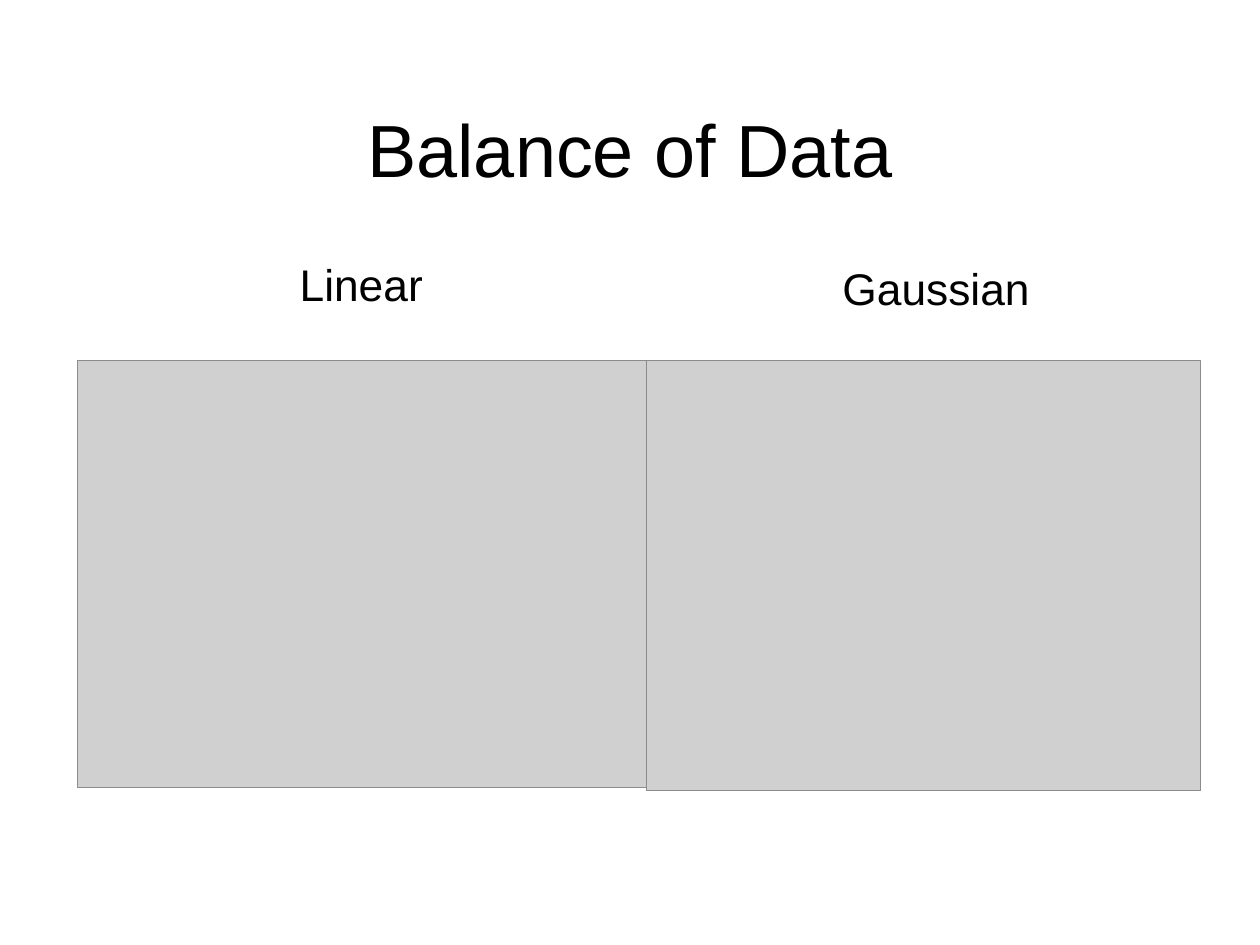
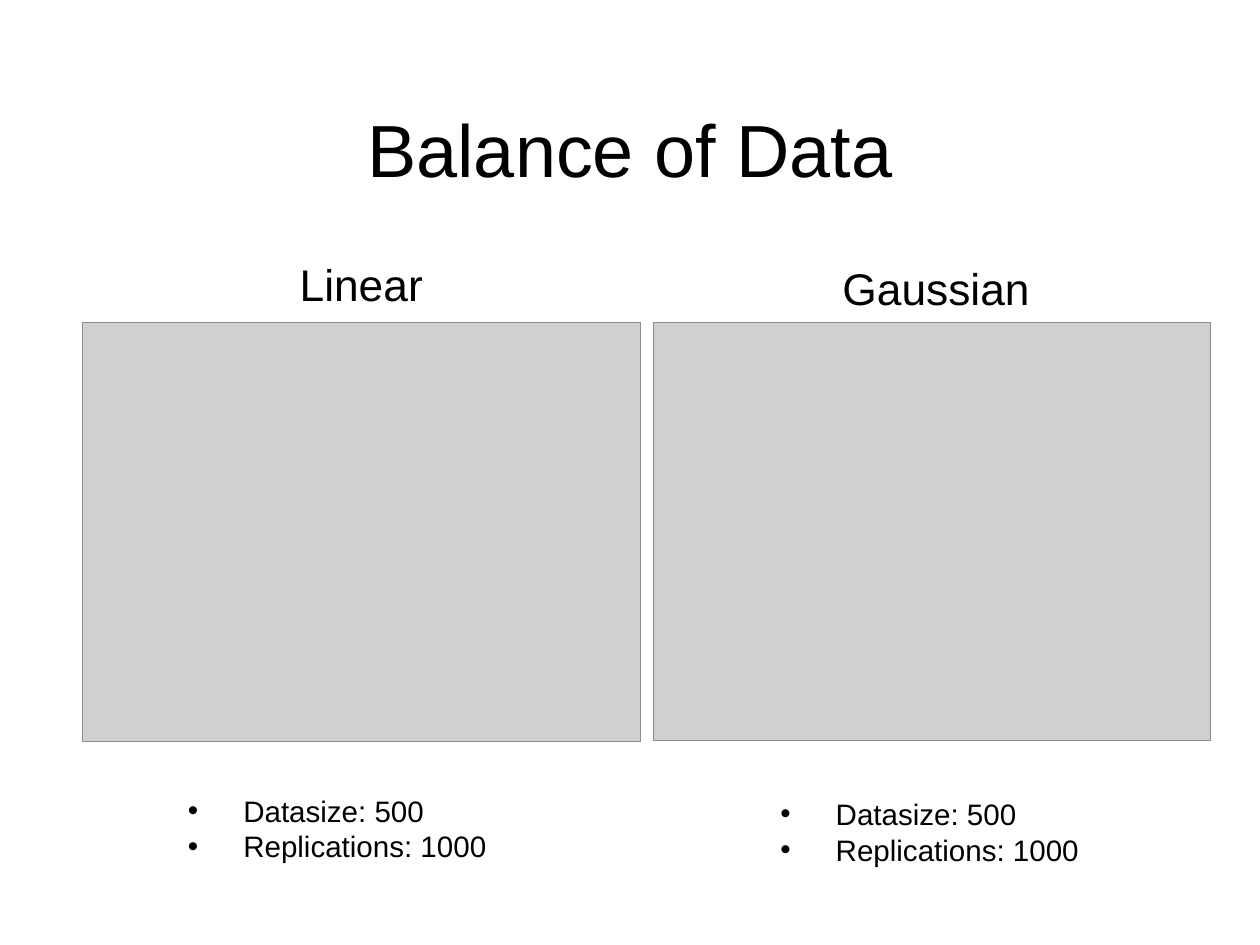
Before and after one commit to ThomasGoerttler/BootstrapingSVM, a slide deck: slide 10 of Präsentation/slides.pptx. Drawn at 1260x945 pixels with LibreOffice and Linux fonts; fonts in the diff are those of the drawing; grey boxes stand for pictures. Boxes give left, top, right and bottom in pixels: in the first picture for what was removed or moved away, otherwise in the second. Text is boxed around its words. In the diff, an @@ line names an element or a change of style, - is before the commit and + after.

```diff
--- a/Präsentation/slides.pptx
+++ b/Präsentation/slides.pptx
@@ picture: place and size @@
-picture at <box>77,361,646,788</box>
+picture at <box>82,323,641,741</box>
@@ picture: place and size @@
-picture at <box>647,361,1202,791</box>
+picture at <box>653,323,1210,741</box>
@@ text added at <box>243,800,486,863</box>, 24 pt, text #000000 @@
+• Datasize: 500
+• Replications: 1000
@@ text added at <box>836,803,1079,866</box>, 24 pt, text #000000 @@
+• Datasize: 500
+• Replications: 1000
```
Also in this commit, not shown: 3 other slides changed, 1 slide removed, 17 other files.
